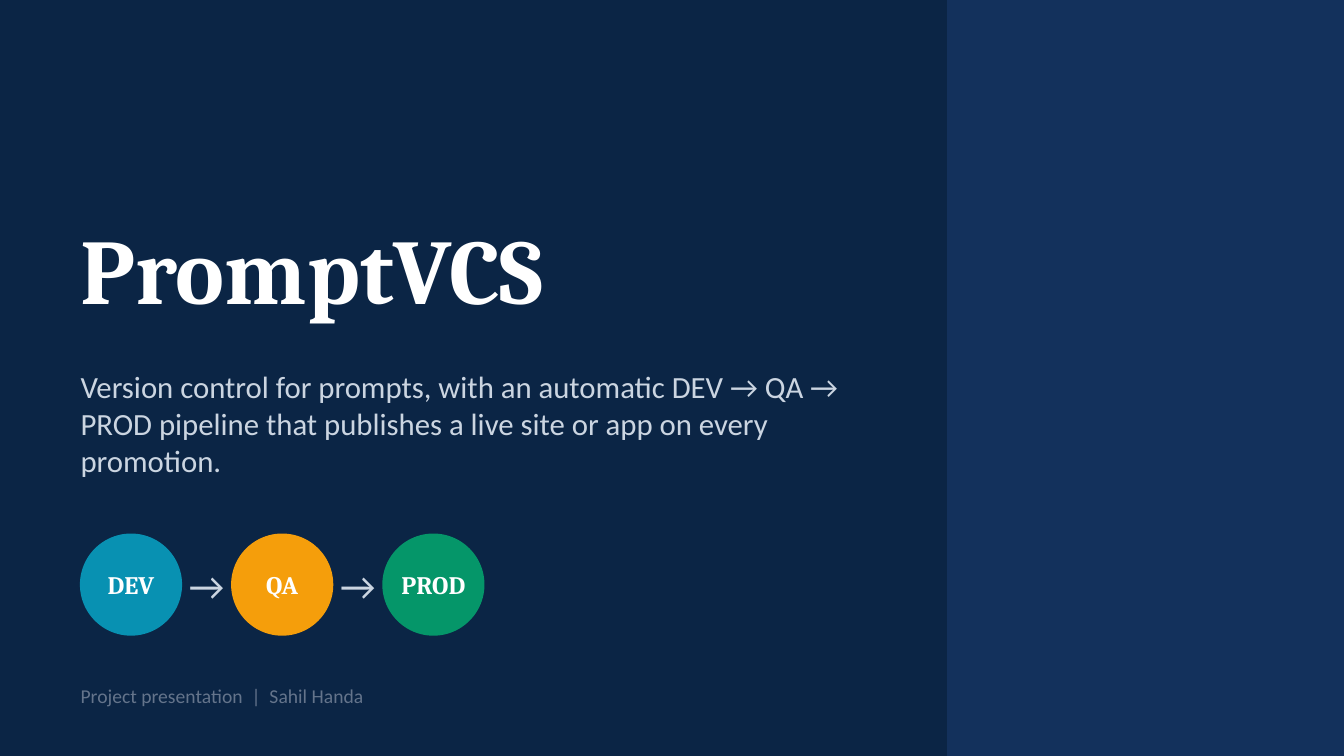
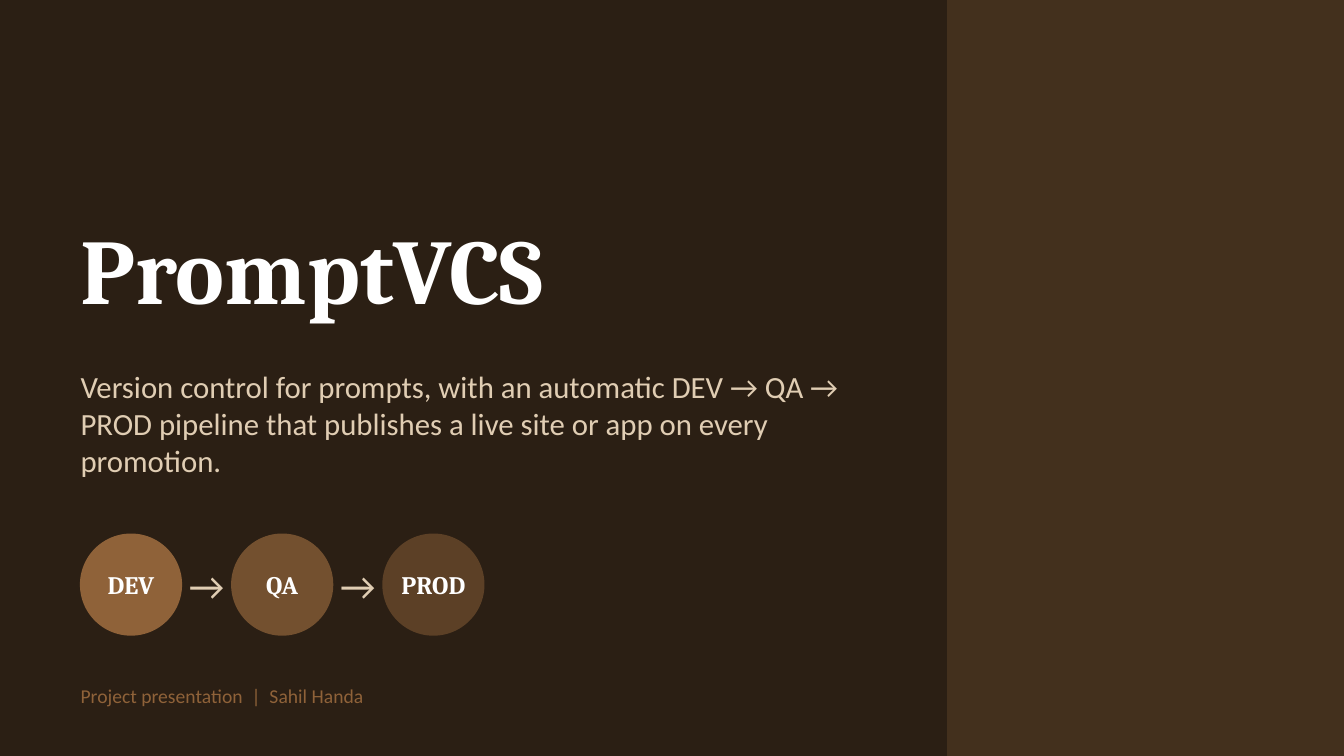
Before and after one commit to SahilHanda300/prompt-vcs, a slide deck: slide 1 of docs/PromptVCS-Presentation.pptx. Drawn at 1344x756 pixels with LibreOffice and Linux fonts; fonts in the diff are those of the drawing. Boxes give left, top, right and bottom in pixels: in the first picture for what was removed or moved away, otherwise in the second. Text is boxed around its words. In the diff, an @@ line names an element or a change of style, - is before the commit and + after.

```diff
--- a/docs/PromptVCS-Presentation.pptx
+++ b/docs/PromptVCS-Presentation.pptx
@@ background #0B2545 to #2B1F14 @@
@@ rectangle at <box>948,0,1344,756</box>: fill #13315C to #43301D; outline #13315C 1 pt to #43301D 1 pt @@
@@ ellipse at <box>81,534,181,635</box>: fill #0891B2 to #8F6239; outline #0891B2 1 pt to #8F6239 1 pt @@
@@ ellipse at <box>232,534,333,635</box>: fill #F59E0B to #73502F; outline #F59E0B 1 pt to #73502F 1 pt @@
@@ ellipse at <box>383,534,484,635</box>: fill #059669 to #5C4026; outline #059669 1 pt to #5C4026 1 pt @@
@@ text colour #CBD5E1 to #E0CDB3 in 3 elements at <box>81,376,803,477</box>, <box>181,544,232,625</box>, <box>333,544,383,625</box> @@
@@ text "Project presentation | Sahil Handa" at <box>81,689,364,706</box>: text colour #64748B to #8F6239 @@
```
Also in this commit, not shown: 21 other slides changed, 1 slide added, 3 other files.
